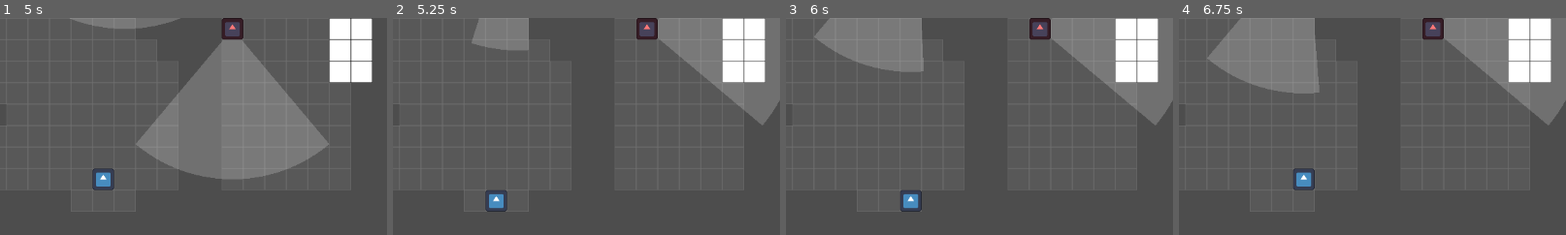
Above: before the commit, frames 1-4 (left to right).
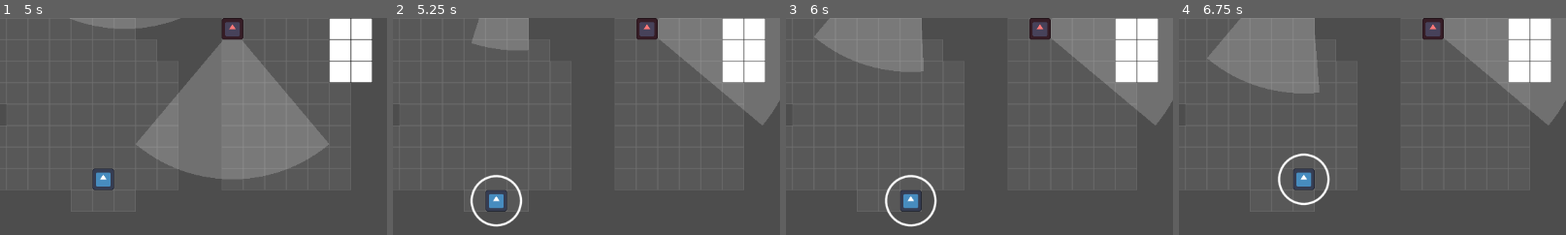
Above: after the commit, the same moments.

Repository: nexcoyocoatl/Projeto_Die_Hard
Game: Godot game, scene res://game.tscn
Same seed, same stepped clock (60 frames per second), same inputs: the game is played once before the commit and once after it. The engine's default icon, where the game draws it, is replaced by a stand-in: a white triangle on a blue panel in a dark square.
Inputs:
- Up to frame 1 (5 s): tap Enter at 0.5 s; hold Right (player_move_right) 0.53-1.28 s; tap R (reset) every 0.75 s from 1.25 to 4.25 s; hold Down (player_move_down) 1.28-2.03 s; hold Right (player_move_right) 2.03-2.78 s; hold Up (player_move_up) 2.78-3.53 s; hold Left (player_move_left) from 3.53 s (still down)
- Up to frame 2 (5.25 s): release Left (player_move_left) at 5.03 s; hold Down (player_move_down) from 5.03 s (still down)
- Up to frame 3 (6 s): release Down (player_move_down) at 5.78 s; hold Right (player_move_right) from 5.78 s (still down)
- Up to frame 4 (6.75 s): release Right (player_move_right) at 6.53 s; hold Up (player_move_up) from 6.53 s (still down)
The pictures show only the part of the screen within x 37-87%, y 13-63%; the shares and areas given below are measured in that part.

Frame 1 is identical in both runs. In frame 2, 0.6% of the frame differs, in the area x 19-34%, y 72-97%; in frame 3, 0.6%, in the area x 25-40%, y 72-97%; in frame 4, 0.6%.

Commit message:
Adicionada draw e animação do noise

Diff:
--- a/Characters/player.gd
+++ b/Characters/player.gd
@@ -4,12 +4,12 @@
 signal player_died
 var is_dead: bool = false
 
+# Animação e movimento
 @export_category("Script Exports")
 @export_group("Animation and Movement")
 @export var tween_speed : float = 0.2		# Velocidade da animação de translação (maior é mais devagar)
 var tilemap_layer : TileMapLayer
 var pathfinding_grid : AStarGrid2D
-
 var input_direction : Vector2 = Vector2.ZERO				# Direção de movimento do jogador
 var moving : bool = false					# Se está movendo ou não
 
@@ -17,13 +17,14 @@
 var action_queue = []
 var action_points = 0
 
+# Noise
+@onready var noise_radius : float = 0.0
 @onready var noise : Area2D = $Noise
 
 func _ready() -> void:
 	# Prende jogador ao centro do tile mais próximo (TODO: talvez mudar depois que o player puder receber o tilemap)
 	self.position = Vector2i(self.position/GlobalVariables.TILE_SIZE)*GlobalVariables.TILE_SIZE + Vector2i(GlobalVariables.TILE_SIZE/2.0, GlobalVariables.TILE_SIZE/2.0)
 
-	self.noise.collision_layer = 8
 	self.noise.body_entered.connect(_on_noise)
 
 func _on_noise(body):
@@ -44,6 +45,7 @@
 			return
 		input_direction = action_queue.pop_front()
 		move()
+	queue_redraw()
 
 func receive_action(action):
 	if (GlobalVariables.DEBUG): print("Player received action")
@@ -67,6 +69,21 @@
 		tween.tween_property(self, "position", position + (input_direction * GlobalVariables.TILE_SIZE), tween_speed).set_trans(Tween.TRANS_SINE)
 	tween.tween_callback(move_false)
 
+	# TODO: Botar animação apenas no prõximo tile?
+	var tween_noise = create_tween()
+	tween_noise.tween_property(self, "noise_radius", $Noise/CollisionShape2D.shape.radius, 0.2).set_ease(Tween.EASE_IN_OUT)
+	tween_noise.tween_property(self, "noise_radius", 0, 0.0).set_ease(Tween.EASE_IN_OUT)
+	await tween_noise.finished
+
+func _draw():
+	var noise_center: Vector2 = Vector2.ZERO
+	var noise_start_angle: float = 0.0
+	var noise_end_angle: float = 360.0
+	var noise_point_count: int = 50
+	var noise_color: Color = Color.WHITE
+	var noise_width: float = 2.0
+	draw_arc(noise_center, noise_radius, noise_start_angle, noise_end_angle, noise_point_count, noise_color, noise_width, true)
+
 # Função que desativa o movimento após uma ação
 func move_false():
 	moving = false
